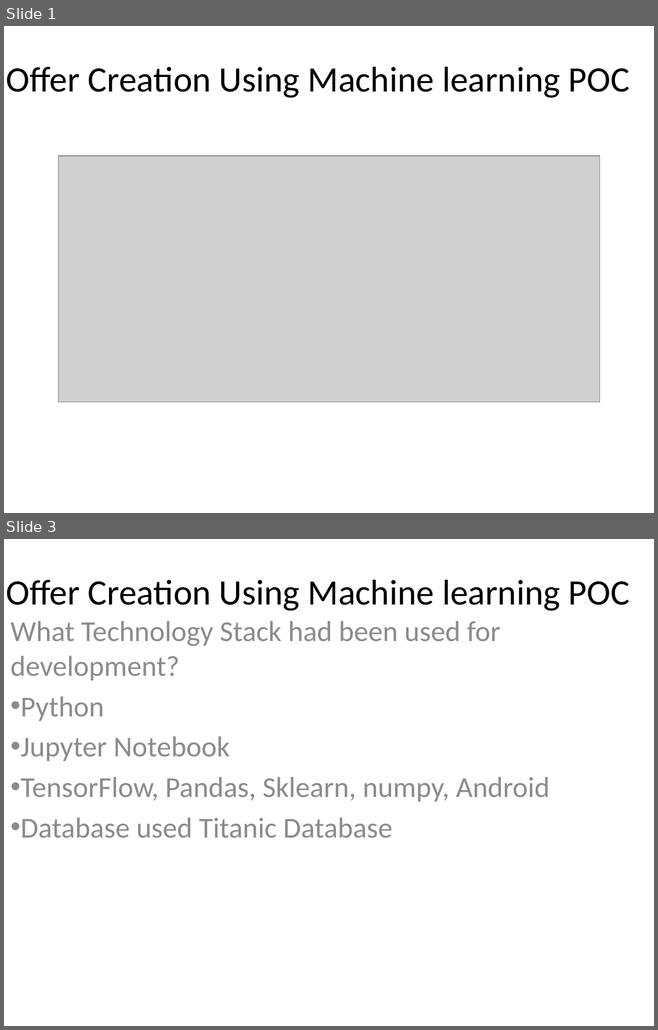
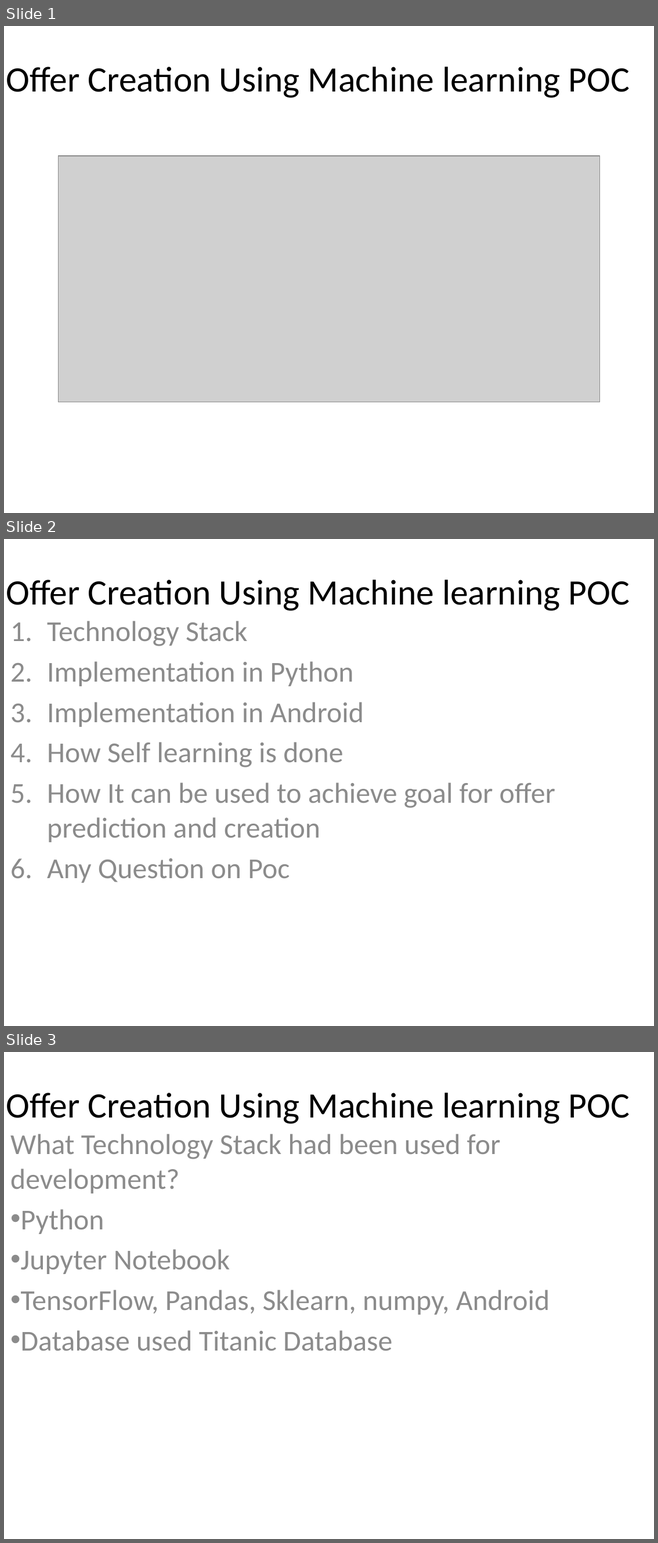
Before and after one commit to AvinashTiwari/Artifical-intelligence, a slide deck: Poc_Titanic/Binary_Decision_ML.pptx. Shown one above the other, each under a label of ours: slides 1 and 3 before the commit, slides 1, 2 and 3 after it; the slides between them are not shown. The pictures are 658x1030 and 658x1543 pixels, drawn with LibreOffice and Linux fonts; fonts in the diff are those of the drawing; grey boxes stand for pictures. Boxes give left, top, right and bottom in pixels: in the first picture for what was removed or moved away, otherwise in the second. Text is boxed around its words. In the diff, an @@ line names an element or a change of style, - is before the commit and + after.

```diff
--- a/Poc_Titanic/Binary_Decision_ML.pptx
+++ b/Poc_Titanic/Binary_Decision_ML.pptx
@@ slide 2 added at <box>4,539,654,1026</box>, background #FFFFFF @@
@@ title added at <box>6,580,629,611</box>, 39.6 pt, text #000000 @@
+Offer Creation Using Machine learning POC
@@ text added at <box>47,621,555,883</box>, 32 pt, text #8C8C8C @@
+1. Technology Stack
+2. Implementation in Python
+3. Implementation in Android
+4. How Self learning is done
+5. How It can be used to achieve goal for offer prediction and creation
+6. Any Question on Poc
```
Also in this commit, not shown: 1 slide changed, 1 slide removed, 3 other files.
